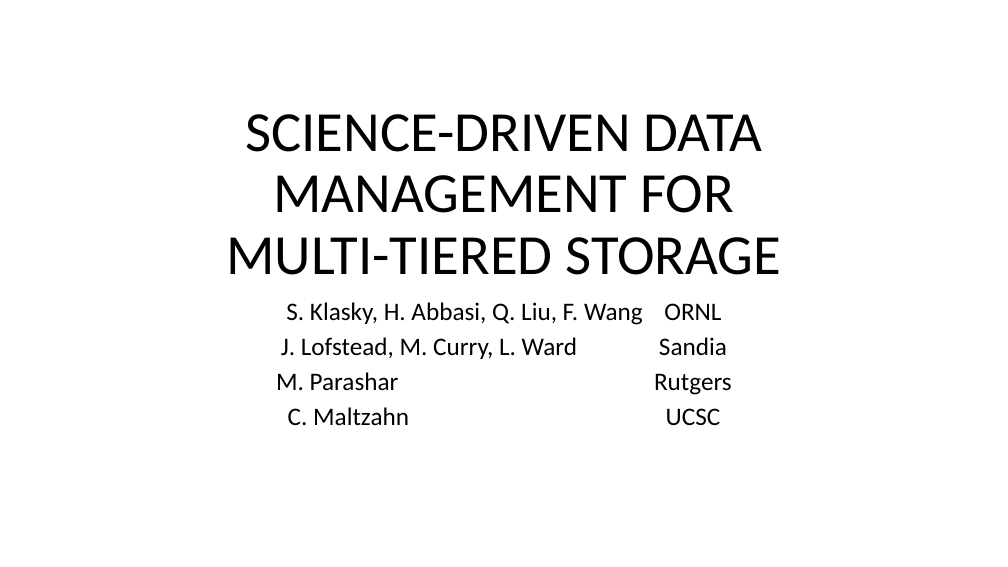
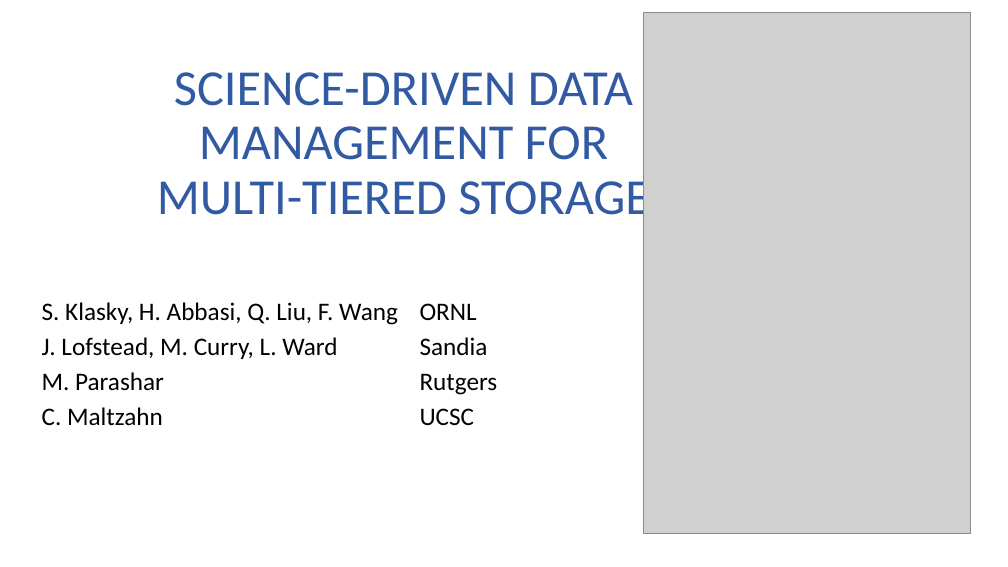
Before and after one commit to TPLink32/sirius, a slide deck: slide 1 of All-Hand-Meetings/AHM-10-14-2015/Presentations/SIRIUS_AHM-klasky.pptx. Drawn at 1008x567 pixels with LibreOffice and Linux fonts; fonts in the diff are those of the drawing; grey boxes stand for pictures; background and template pictures are left out. Boxes give left, top, right and bottom in pixels: in the first picture for what was removed or moved away, otherwise in the second. Text is boxed around its words. In the diff, an @@ line names an element or a change of style, - is before the commit and + after.

```diff
--- a/All-Hand-Meetings/AHM-10-14-2015/Presentations/SIRIUS_AHM-klasky.pptx
+++ b/All-Hand-Meetings/AHM-10-14-2015/Presentations/SIRIUS_AHM-klasky.pptx
@@ picture added at [644,12,971,534] @@
@@ title "SCIENCE-DRIVEN DATA MANAGEMENT FOR MULTI-TIERED ...": place and size @@
-title "SCIENCE-DRIVEN DATA MANAGEMENT FOR MULTI-TIERED ..." at [226,114,782,275]
+title "SCIENCE-DRIVEN DATA MANAGEMENT FOR MULTI-TIERED ..." at [157,72,650,225]
@@ title "SCIENCE-DRIVEN DATA MANAGEMENT FOR MULTI-TIERED ..." at [157,72,650,225]: size 54 to 48 pt, text colour #000000 to #325AA3 @@
@@ subtitle "S. Klasky, H. Abbasi, Q. ...": place and size @@
-subtitle "S. Klasky, H. Abbasi, Q. ..." at [276,302,732,426]
+subtitle "S. Klasky, H. Abbasi, Q. ..." at [42,302,475,426]
@@ subtitle "S. Klasky, H. Abbasi, Q. ..." at [42,302,475,426]: alignment centre to left @@
```
Also in this commit, not shown: 1 other slide changed, 10 slides added.
